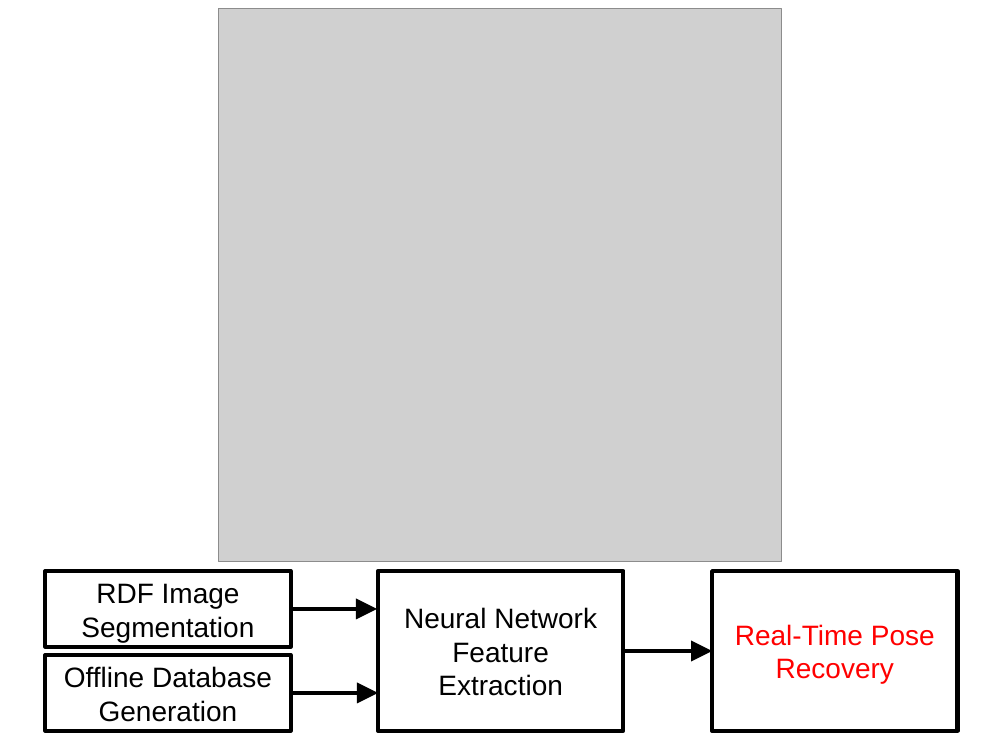
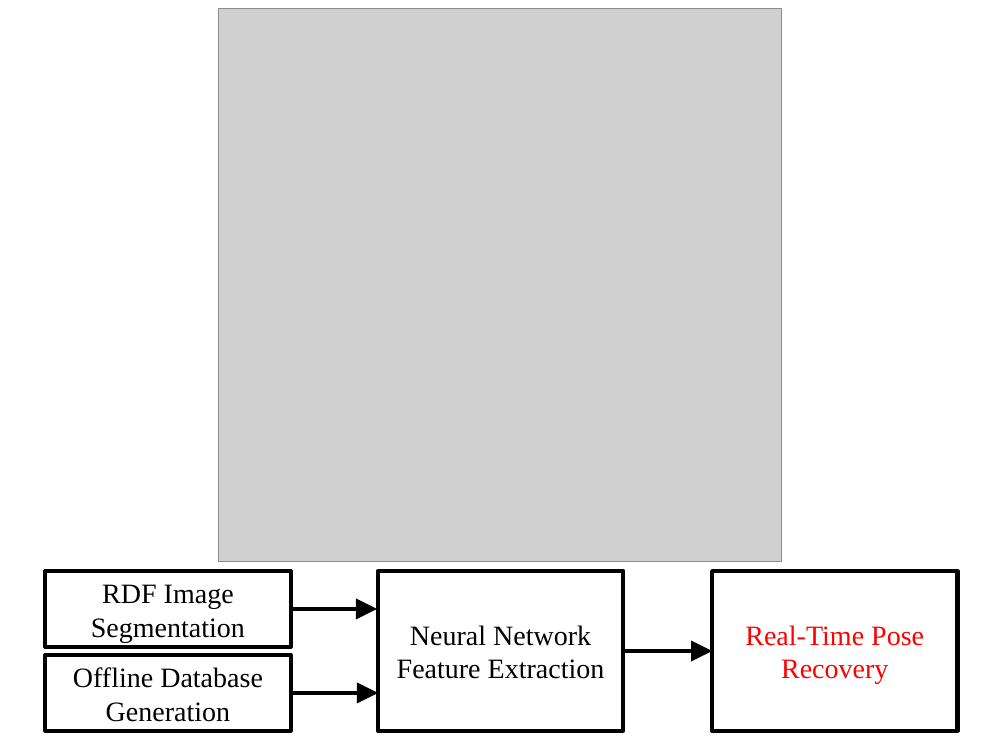
Before and after one commit to jonathantompson/KinectHands, a slide deck: slide 7 of TOG_Paper/video_stuff/movie_slides_4_3.pptx (slide 6 before the commit). Drawn at 1008x756 pixels with LibreOffice and Linux fonts; fonts in the diff are those of the drawing; grey boxes stand for pictures. Boxes give left, top, right and bottom in pixels: in the first picture for what was removed or moved away, otherwise in the second. Text is boxed around its words. In the diff, an @@ line names an element or a change of style, - is before the commit and + after.

Commit message:
added final movie slides using Mac OS X baskervile font.

```diff
--- a/TOG_Paper/video_stuff/movie_slides_4_3.pptx
+++ b/TOG_Paper/video_stuff/movie_slides_4_3.pptx
@@ font Arial to Times New Roman in 4 elements at [45,655,290,731], [378,572,623,731], [45,572,290,647], [713,572,958,731] @@
```
Also in this commit, not shown: 5 other slides changed, 1 slide added, 17 other files.
